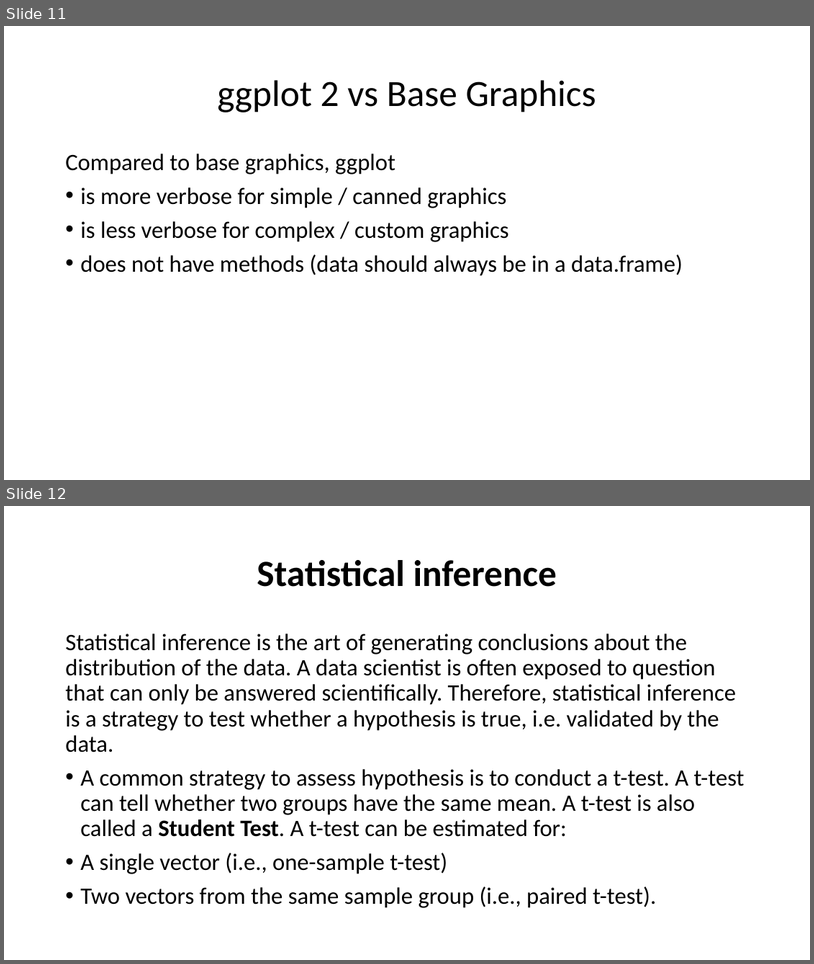
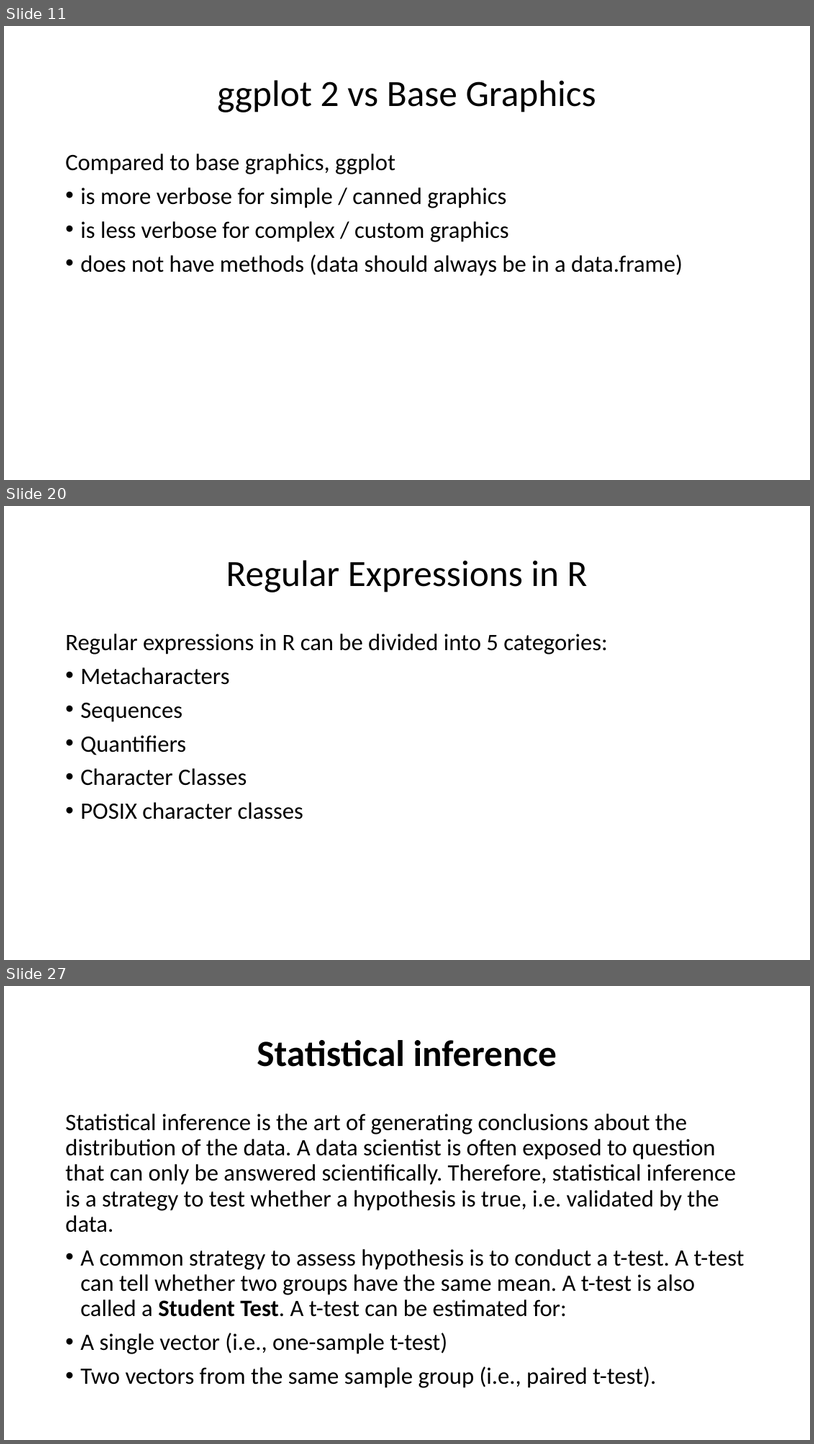
Before and after one commit to brainmentorspvtltd/R_OnlineTraining, a slide deck: RProgramming_ppt.pptx. Shown one above the other, each under a label of ours: slides 11 and 12 before the commit, slides 11, 20 and 27 after it; the slides between them are not shown. The pictures are 814x964 and 814x1444 pixels, drawn with LibreOffice and Linux fonts; fonts in the diff are those of the drawing. Boxes give left, top, right and bottom in pixels: in the first picture for what was removed or moved away, otherwise in the second. Text is boxed around its words. In the diff, an @@ line names an element or a change of style, - is before the commit and + after.

```diff
--- a/RProgramming_ppt.pptx
+++ b/RProgramming_ppt.pptx
@@ slide 20 added at [4, 506, 810, 960], background #FFFFFF @@
@@ title added at [226, 560, 588, 592], 44 pt, text #000000 @@
+Regular Expressions in R
@@ text added at [65, 633, 608, 819], 28 pt, text #000000 @@
+Regular expressions in R can be divided into 5 categories:
+• Metacharacters
+• Sequences
+• Quantifiers
+• Character Classes
+• POSIX character classes
@@ what was slide 12 is now slide 27 @@
```
Also in this commit, not shown: 14 other slides added, 3 other files.
